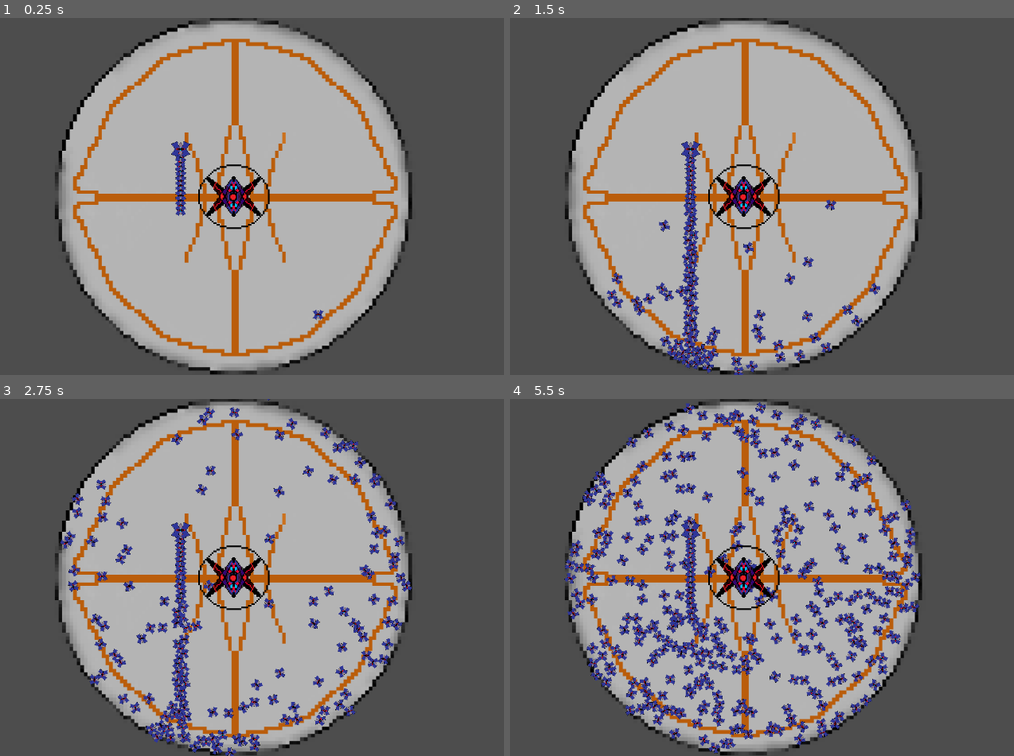
Above: before the commit, frames 1-4 (two rows, left to right).
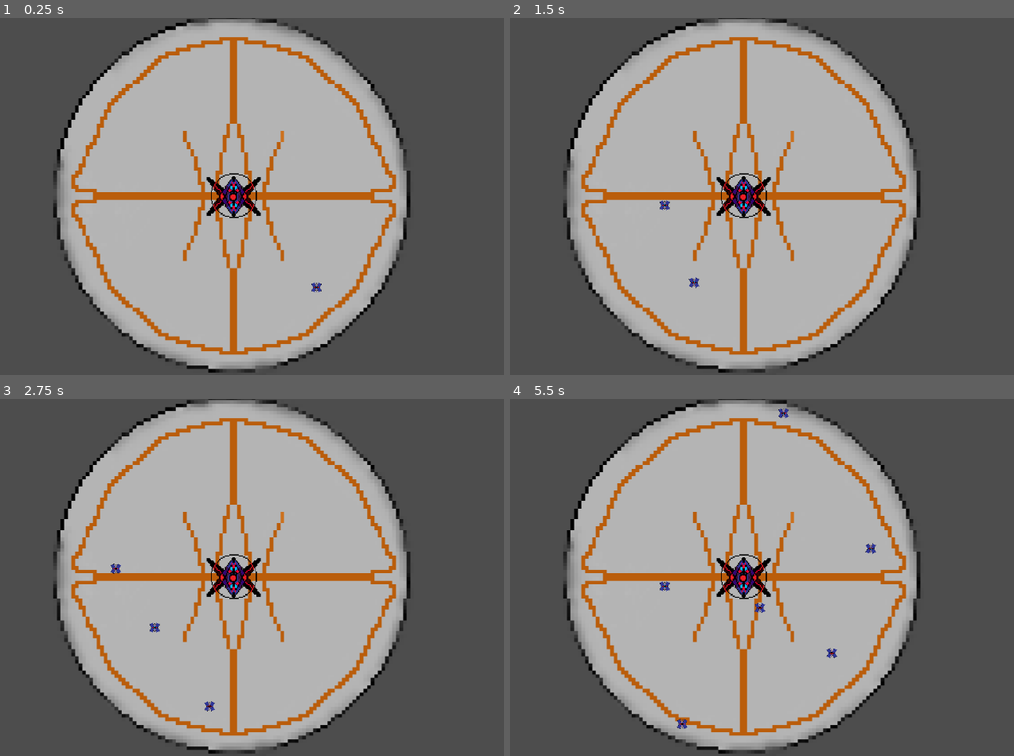
Above: after the commit, the same moments.

Repository: pepegmaer2141-cmd/parry-desvio-1
Game: Godot game, scene res://nave.tscn
Same seed, same stepped clock (60 frames per second), same inputs: the game is played once before the commit and once after it.
Inputs:
- Up to frame 1 (0.25 s): no input
- Up to frame 2 (1.5 s): no input
- Up to frame 3 (2.75 s): no input
- Up to frame 4 (5.5 s): no input

The runs differ from the first frame. In frame 1, 8.5% of the frame differs, in the area x 10-82%, y 0-100%; in frame 2, 11%; in frame 3, 14%; in frame 4, 19%.

Commit message:
pelotas no chocan entre si y se le spuede poner limite

Diff:
--- /dev/null
+++ b/parry-desvio-1/asssets/parry animation/parry.tres
@@ -0,0 +1,26 @@
+[gd_resource type="SpriteFrames" load_steps=5 format=3 uid="uid://bljn21l4i74lx"]
+
+[ext_resource type="Texture2D" uid="uid://bmwpc5clp0eox" path="res://asssets/parry animation/pixil-frame-0.png" id="1_4fslr"]
+[ext_resource type="Texture2D" uid="uid://ci0x0wnexbsvh" path="res://asssets/parry animation/pixil-frame-1.png" id="2_iy4dg"]
+[ext_resource type="Texture2D" uid="uid://2sy6issnf53g" path="res://asssets/parry animation/pixil-frame-2.png" id="3_o7x65"]
+[ext_resource type="Texture2D" uid="uid://cjlen32mxqmnh" path="res://asssets/parry animation/pixil-frame-3.png" id="4_pm11e"]
+
+[resource]
+animations = [{
+"frames": [{
+"duration": 1.0,
+"texture": ExtResource("1_4fslr")
+}, {
+"duration": 1.0,
+"texture": ExtResource("2_iy4dg")
+}, {
+"duration": 1.0,
+"texture": ExtResource("3_o7x65")
+}, {
+"duration": 1.0,
+"texture": ExtResource("4_pm11e")
+}],
+"loop": true,
+"name": &"parry",
+"speed": 5.0
+}]
--- a/parry-desvio-1/nave.tscn
+++ b/parry-desvio-1/nave.tscn
@@ -1,45 +1,31 @@
-[gd_scene load_steps=11 format=3 uid="uid://bcbbmjt4uth7y"]
+[gd_scene load_steps=9 format=3 uid="uid://bcbbmjt4uth7y"]
 
 [ext_resource type="Texture2D" uid="uid://c3p3cpfv6sqea" path="res://asssets/circulo.png" id="1_j1vys"]
 [ext_resource type="Texture2D" uid="uid://flqulg0gjkvk" path="res://asssets/pixil-frame-0.png" id="1_ltewx"]
 [ext_resource type="Script" uid="uid://tc5i8brpe5up" path="res://scrip q spawnea balas.gd" id="1_xrwbh"]
 [ext_resource type="PackedScene" uid="uid://d2exeal8xh64w" path="res://pelotitas.tscn" id="2_ij32g"]
-[ext_resource type="Texture2D" uid="uid://bmwpc5clp0eox" path="res://asssets/parry animation/pixil-frame-0.png" id="4_1poy6"]
-[ext_resource type="Texture2D" uid="uid://ci0x0wnexbsvh" path="res://asssets/parry animation/pixil-frame-1.png" id="5_xqbh8"]
-[ext_resource type="Texture2D" uid="uid://2sy6issnf53g" path="res://asssets/parry animation/pixil-frame-2.png" id="6_xrwbh"]
-[ext_resource type="Texture2D" uid="uid://cjlen32mxqmnh" path="res://asssets/parry animation/pixil-frame-3.png" id="7_ij32g"]
+[ext_resource type="SpriteFrames" uid="uid://bljn21l4i74lx" path="res://asssets/parry animation/parry.tres" id="5_53dx7"]
 
 [sub_resource type="RectangleShape2D" id="RectangleShape2D_ilgfq"]
 size = Vector2(39.856, 24)
 
-[sub_resource type="SpriteFrames" id="SpriteFrames_gi7du"]
-animations = [{
-"frames": [{
-"duration": 1.0,
-"texture": ExtResource("4_1poy6")
-}, {
-"duration": 1.0,
-"texture": ExtResource("5_xqbh8")
-}, {
-"duration": 1.0,
-"texture": ExtResource("6_xrwbh")
-}, {
-"duration": 1.0,
-"texture": ExtResource("7_ij32g")
-}],
-"loop": true,
-"name": &"default",
-"speed": 12.0
-}]
+[sub_resource type="Animation" id="Animation_6rt8y"]
+resource_name = "anashex"
+
+[sub_resource type="AnimationLibrary" id="AnimationLibrary_1poy6"]
+_data = {
+&"anashex": SubResource("Animation_6rt8y")
+}
 
 [node name="juego" type="Node2D"]
 position = Vector2(257, -251)
 metadata/_edit_vertical_guides_ = [-360.0]
+metadata/_edit_group_ = true
 
 [node name="circulo exterior" type="StaticBody2D" parent="."]
 position = Vector2(-1, 0)
 collision_layer = 3
-collision_mask = 2
+collision_mask = 3
 metadata/_edit_group_ = true
 
 [node name="Sprite2D" type="Sprite2D" parent="circulo exterior"]
@@ -59,10 +45,9 @@
 
 [node name="nave" type="Sprite2D" parent="."]
 top_level = true
-position = Vector2(257, -251.00002)
+position = Vector2(260.00003, -248.00002)
 scale = Vector2(1.9509876, 2.0646522)
 texture = ExtResource("1_ltewx")
-metadata/_edit_group_ = true
 
 [node name="CollisionShape2D" type="CollisionShape2D" parent="nave"]
 position = Vector2(-0.42944705, -3.4969113e-07)
@@ -77,21 +62,13 @@
 scale = Vector2(1.0009239, 1)
 metadata/_edit_group_ = true
 
-[node name="animacion parry" type="AnimatedSprite2D" parent="nave"]
-position = Vector2(-12.814026, -10.655533)
-scale = Vector2(1.5376828, 1.453029)
-sprite_frames = SubResource("SpriteFrames_gi7du")
-frame_progress = 0.07049588
-metadata/_edit_group_ = true
-
 [node name="spawner" type="Node2D" parent="."]
-position = Vector2(-48, -43)
+position = Vector2(-70, -63)
 script = ExtResource("1_xrwbh")
 pelotitas_scene = ExtResource("2_ij32g")
 metadata/_edit_group_ = true
 
 [node name="Timer" type="Timer" parent="spawner"]
-wait_time = 0.001
 autostart = true
 ignore_time_scale = true
 
@@ -102,4 +79,17 @@
 [node name="bala" parent="." instance=ExtResource("2_ij32g")]
 position = Vector2(153, 98)
 
+[node name="animacion parry" type="AnimatedSprite2D" parent="."]
+position = Vector2(-13, -14)
+scale = Vector2(1.9509876, 2.0646522)
+sprite_frames = ExtResource("5_53dx7")
+animation = &"parry"
+frame_progress = 0.30763876
+
+[node name="animacion parry" type="AnimationPlayer" parent="animacion parry"]
+libraries = {
+&"": SubResource("AnimationLibrary_1poy6")
+}
+metadata/_edit_group_ = true
+
 [connection signal="timeout" from="spawner/Timer" to="spawner" method="_on_timer_timeout"]
--- a/parry-desvio-1/pelotitas.tscn
+++ b/parry-desvio-1/pelotitas.tscn
@@ -12,11 +12,11 @@
 [node name="bala" type="RigidBody2D"]
 scale = Vector2(1.8099997, 1.5799998)
 collision_layer = 2
-collision_mask = 2
 mass = 0.001
 physics_material_override = SubResource("PhysicsMaterial_j5r06")
 gravity_scale = 0.0
-linear_velocity = Vector2(0, 500)
+lock_rotation = true
+linear_velocity = Vector2(0, 300)
 linear_damp_mode = 1
 angular_damp_mode = 1
 metadata/_edit_group_ = true
--- a/parry-desvio-1/scrip q spawnea balas.gd
+++ b/parry-desvio-1/scrip q spawnea balas.gd
@@ -1,13 +1,15 @@
 extends Node2D
-
 var pelotitas = preload("res://pelotitas.tscn").instantiate()
 @export var pelotitas_scene: PackedScene
 var spawny
+var numerobala = 0
+var velomax = 500
+
 
 func _ready():
 	spawny = NodePath("spawner/spawn:position")
-
 func _on_timer_timeout() -> void:
+	numerobala=numerobala +1
 	var enemy = pelotitas_scene.instantiate()
 	enemy.position = position
-	add_child(enemy)
+	if numerobala < 15 : add_child(enemy)
